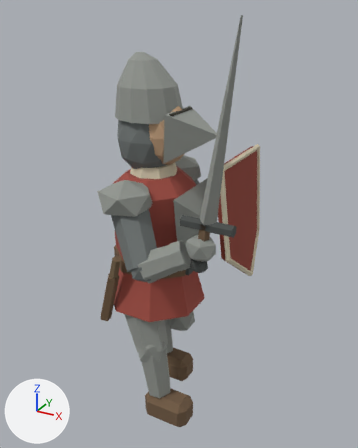
A saved change to the glTF model assets/3d/models/units/infantry_dismounted.glb.
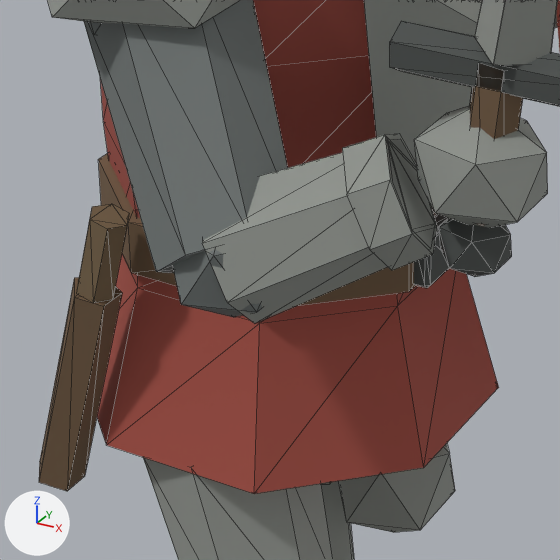
Old and new are each drawn whole from a 50 mm camera at (1.23, -1.98, 2.09) aimed at (0.11, 0.06, 1.07) and again close up on the part from 26% to 61% of the width and 47% to 75% of the height. Every picture has the same lights, and +X, +Y and +Z are marked at lower left. The older version's two pictures come first. The close-ups show mesh edges as thin lines. Vertices at exactly the same position are counted once.

The first close-up shows 'infantry_dismounted_iron', 'infantry_dismounted_leather', 'infantry_dismounted_mail', 'infantry_dismounted_oak_dark', 'infantry_dismounted_steel', 'infantry_dismounted_team_cloth' and 1 more.
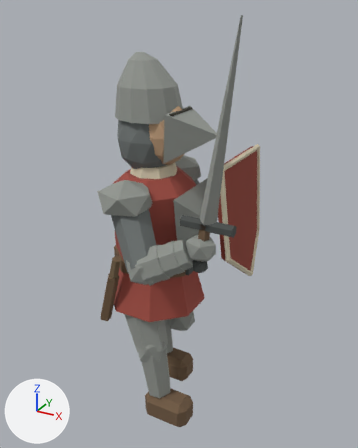
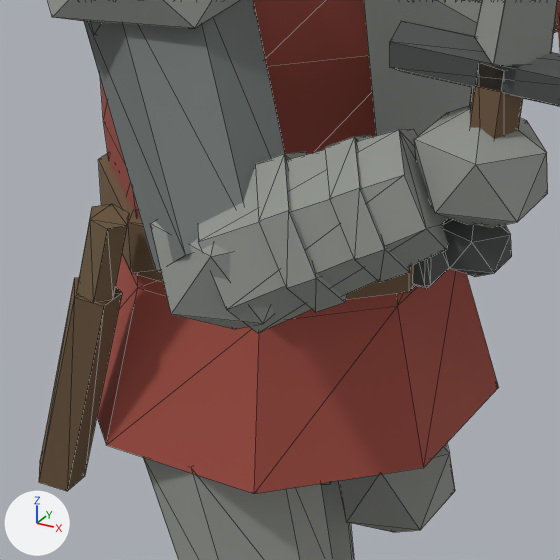
Diff of the bpy script that builds the scene:
```diff
--- a/assets/3d/models/units/infantry_dismounted.glb.py
+++ b/assets/3d/models/units/infantry_dismounted.glb.py
@@ me_icosphere_316 @@
 # used by ob_infantry_dismounted_mail; location = (0.0, 0.0, 0.0)
-me_icosphere_316.from_pydata(...)  # 118 vertices, 208 faces; spans x -0.173..0.217, y -0.411..0.407, z 0.946..1.71
+me_icosphere_316.from_pydata(...)  # 94 vertices, 168 faces; spans x -0.173..0.217, y -0.411..0.407, z 0.976..1.71
+# me_icosphere_316 part 1: the loose piece of 12 vertices spanning x 0.084..0.216, y -0.403..-0.277, z 0.946..1.094 is deleted
+# other edits to the shape of me_icosphere_316 do not show in these pictures
 me_icosphere_316.materials.append(mat_mail)
@@ me_cone_858 @@
 # used by ob_infantry_dismounted_steel; location = (0.0, 0.0, 0.0)
-me_cone_858.from_pydata(...)  # 242 vertices, 408 faces; spans x -0.18..0.52, y -0.4..0.41, z 0.15..2.06
+me_cone_858.from_pydata(...)  # 294 vertices, 496 faces; spans x -0.18..0.52, y -0.41..0.42, z 0.15..2.06
+# me_cone_858 part 2: a new loose piece, an icosphere of 20 faces spanning x 0.07..0.23, y -0.41..-0.27, z 0.93..1.11, in mat_steel (grey #a8aca6)
+# me_cone_858 part 3: the loose piece of 14 vertices spanning x 0.11..0.35, y -0.4..-0.21, z 0.96..1.15 is scaled about its middle by (1.08, 1.1, 1.1), then moved by (0.01, 0.0, 0.0)
+# me_cone_858 part 4: the loose piece of 14 vertices spanning x 0.24..0.35, y -0.34..-0.21, z 1.03..1.16 is moved by (-0.02, -0.01, -0.01)
+# me_cone_858 part 5: a new loose piece of 14 vertices spanning x 0.16..0.27, y -0.39..-0.23, z 0.98..1.14, in mat_steel (grey #a8aca6)
+# other edits to the shape of me_cone_858 do not show in these pictures
 me_cone_858.materials.append(mat_steel)
```

Boxes [x1, y1, x2, y2] around the edits, measured in the close-ups (560 x 560 px; the box of a moved part takes in the faces that stretch with it):
'infantry_dismounted_mail', reshaped
    before: [84, 0, 288, 317]
    after: [84, 0, 285, 272]
part 1 of me_icosphere_316, deleted
    before: [173, 249, 263, 317]
part 2 of me_cone_858, added
    after: [150, 221, 274, 329]
part 3 of me_cone_858, moved or reshaped
    before: [202, 139, 434, 324]
    after: [198, 129, 448, 333]
part 4 of me_cone_858, moved or reshaped
    before: [342, 133, 437, 270]
    after: [325, 135, 410, 282]
part 5 of me_cone_858, added
    after: [255, 152, 347, 312]
